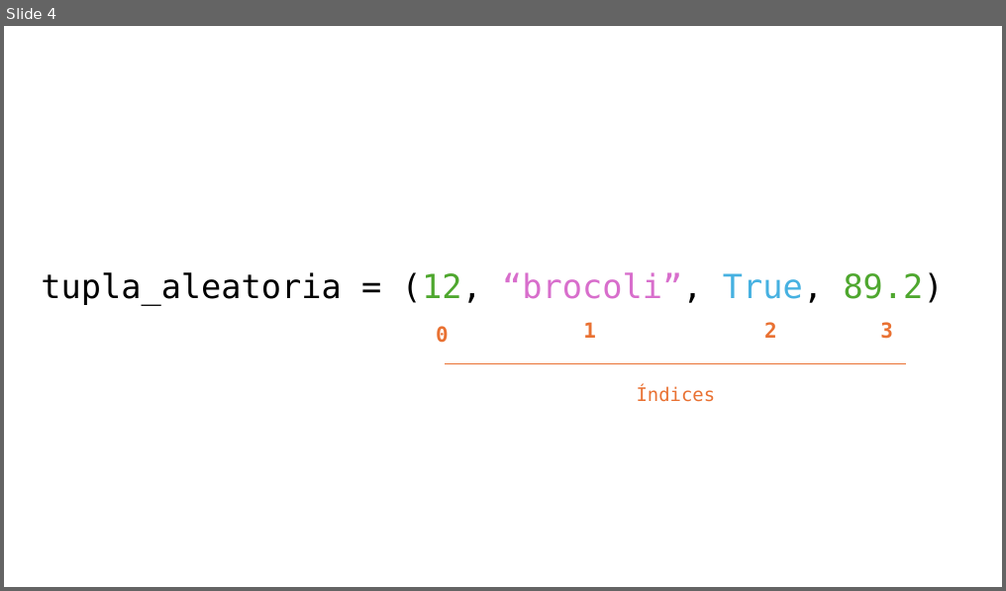
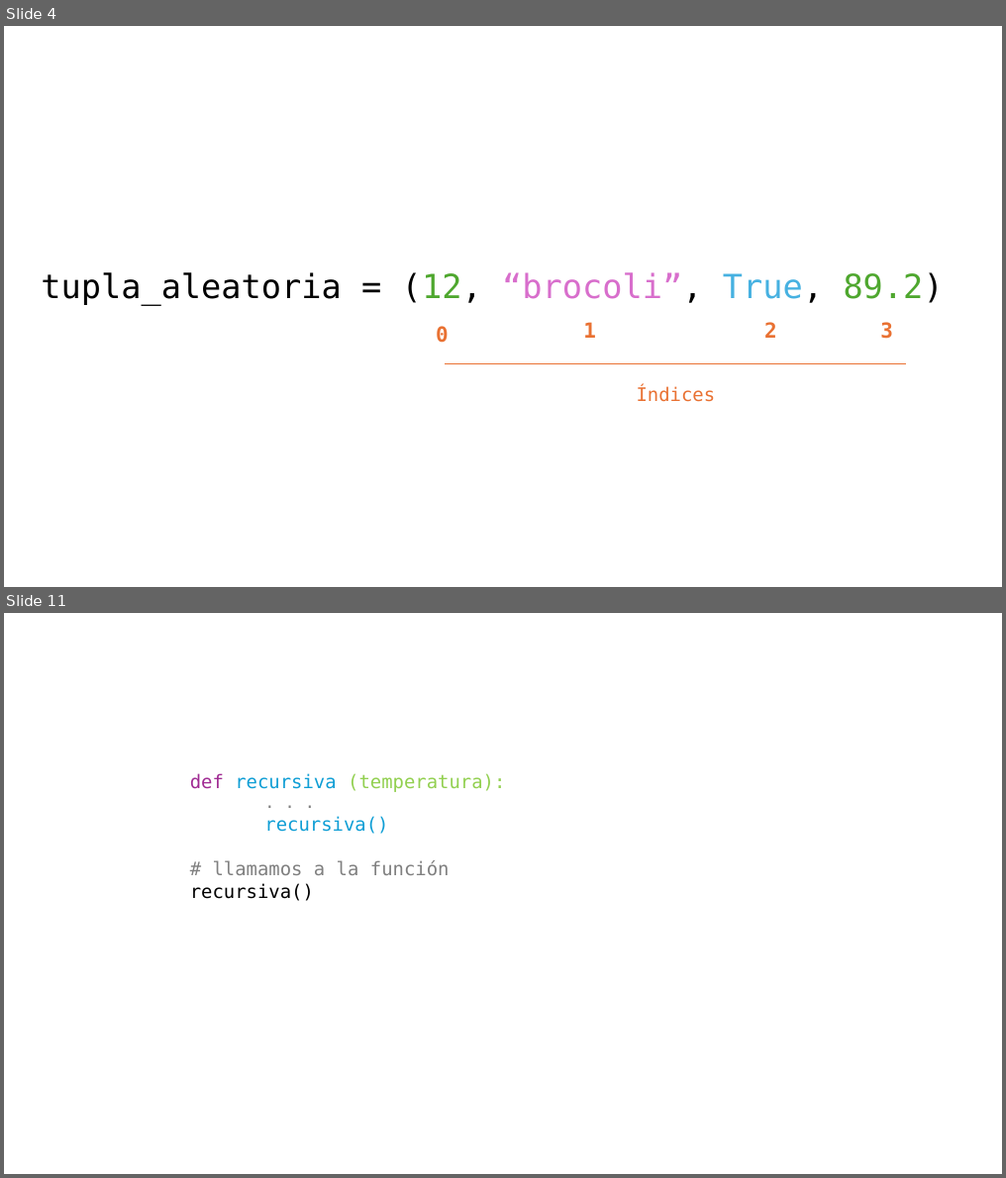
Before and after one commit to Hack-io-Data/Imagenes, a slide deck: 02-Imagenes/Python_básico/PowerPointImagenes.pptx. Shown one above the other, each under a label of ours: slide 4 before the commit, slides 4 and 11 after it; the slides between them are not shown. The pictures are 1006x591 and 1006x1178 pixels, drawn with LibreOffice and Linux fonts; fonts in the diff are those of the drawing. Boxes give left, top, right and bottom in pixels: in the first picture for what was removed or moved away, otherwise in the second. Text is boxed around its words. In the diff, an @@ line names an element or a change of style, - is before the commit and + after.

```diff
--- a/02-Imagenes/Python_básico/PowerPointImagenes.pptx
+++ b/02-Imagenes/Python_básico/PowerPointImagenes.pptx
@@ slide 11 added at (4, 613, 1002, 1174), background #FFFFFF @@
@@ text added at (190, 773, 505, 901), 18 pt, text #808080 @@
+def recursiva (temperatura):
+. . .
+recursiva()
+# llamamos a la función
+recursiva()
```
Also in this commit, not shown: 6 other slides added, 3 other files.
